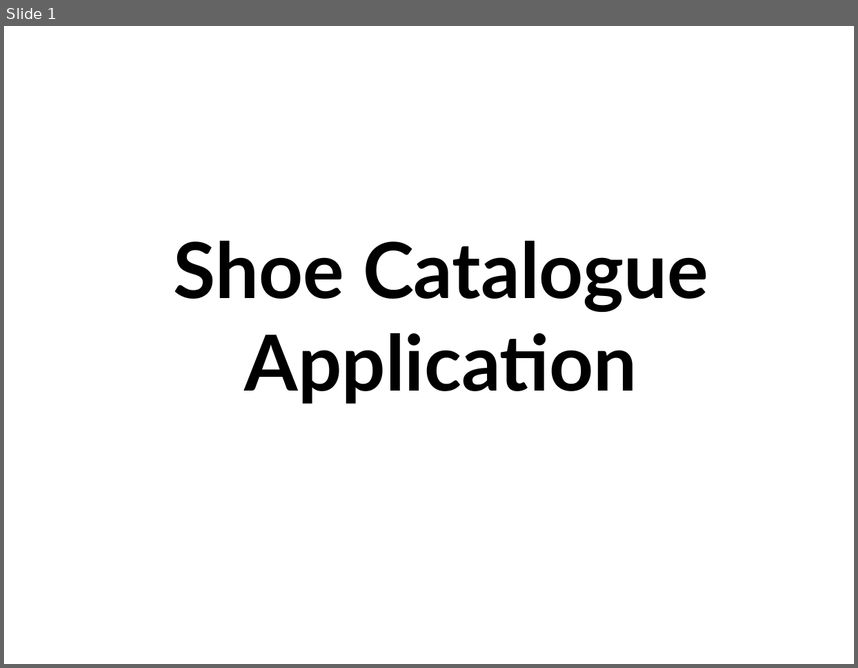
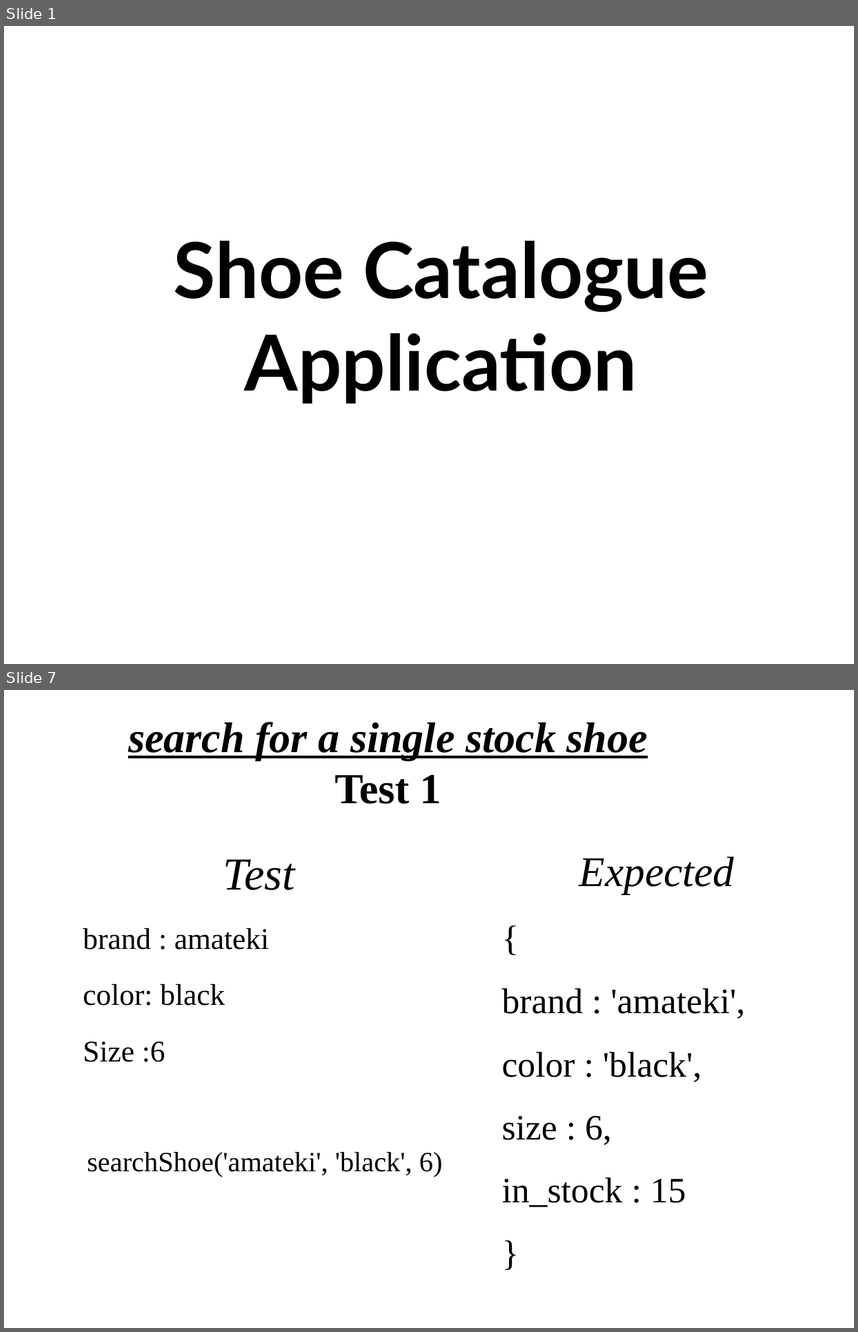
Before and after one commit to TaSiya/shoe, a slide deck: project presentation.odp. Shown one above the other, each under a label of ours: slide 1 before the commit, slides 1 and 7 after it; the slides between them are not shown. The pictures are 858x668 and 858x1332 pixels, drawn with LibreOffice and Linux fonts; fonts in the diff are those of the drawing; background and template pictures are left out. Boxes give left, top, right and bottom in pixels: in the first picture for what was removed or moved away, otherwise in the second. Text is boxed around its words. In the diff, an @@ line names an element or a change of style, - is before the commit and + after.

```diff
--- a/project presentation.odp
+++ b/project presentation.odp
@@ slide 7 added at [4, 690, 854, 1328], background picture (left out) @@
@@ title added at [128, 722, 648, 804], 40 pt, text #000000, bold, italic, underline @@
+search for a single stock shoe
+Test 1
@@ text added at [83, 859, 443, 1177], 26 pt, text #000000 @@
+Test
+brand : amateki
+color: black
+Size :6
+searchShoe('amateki', 'black', 6)
@@ text added at [502, 856, 745, 1207], 33.3 pt, text #000000 @@
+Expected
+{
+brand : 'amateki',
+color : 'black',
+size : 6,
+in_stock : 15
+}
```
Also in this commit, not shown: 2 slides changed, 9 other slides added, 3 other files.
